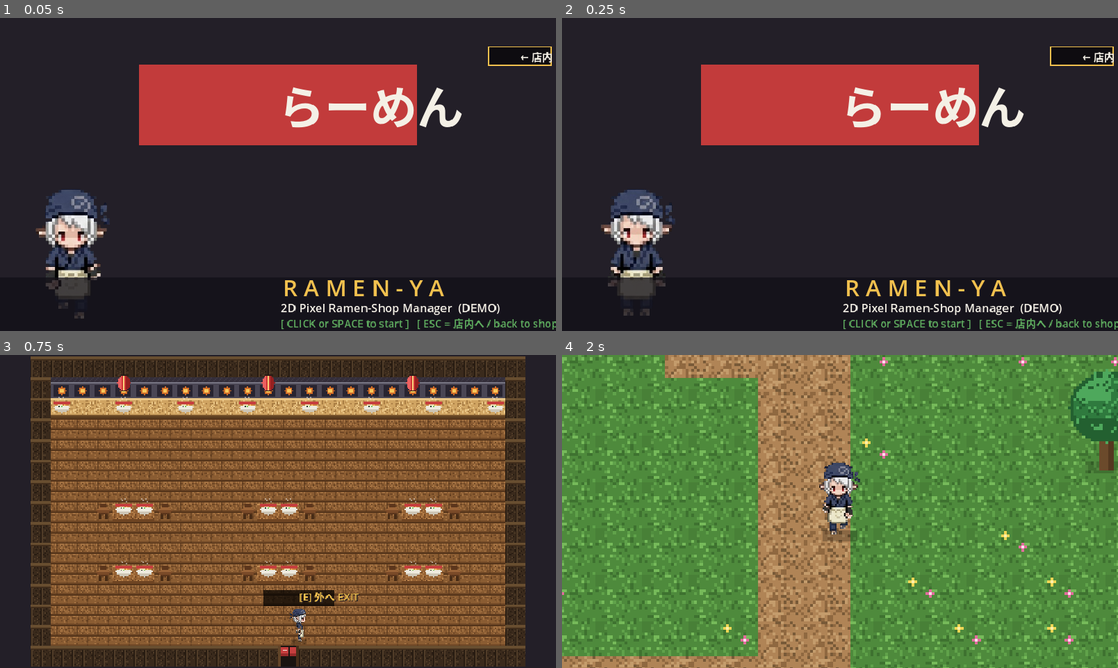
Above: before the commit, frames 1-4 (two rows, left to right).
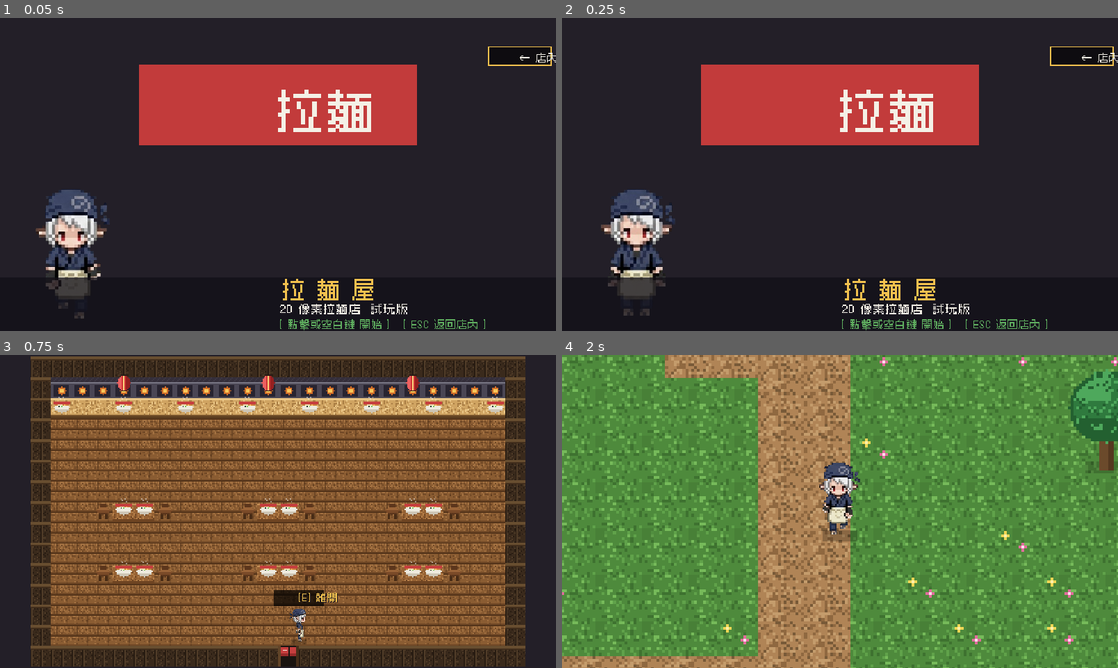
Above: after the commit, the same moments.

Repository: meloalright/ramen-ya
Game: Godot game, scene res://scenes/Main.tscn
The game is run twice, just before and just after one commit, with the same random seed, the same clock (stepped at 60 frames per second) and the same inputs. This scene is started directly instead of the project's main scene.
Inputs (mouse positions are in pixels of both pictures, inside the frame that each line leads up to):
- Up to frame 1 (0.05 s): no input
- Up to frame 2 (0.25 s): no input
- Up to frame 3 (0.75 s): tap Enter at 0.5 s; move the mouse to (400, 495) at 0.52 s; hold D from 0.53 s (still down); tap M at 0.6 s; click (400, 495) at 0.67 s
- Up to frame 4 (2 s): tap Space at 0.77, 1.52 s; tap E at 0.8, 1.35 s; move the mouse to (728, 527) at 1.27 s; release D at 1.28 s; hold S from 1.28 s (still down); tap M at 1.55 s

The runs differ from the first frame. In frame 1, 4.2% of the frame differs, in the area x 50-100%, y 10-100%; in frame 2, 4.2%; in frame 3, 0.3%; in frame 4, nothing differs.

Commit message:
feat: Traditional Chinese text + Zpix pixel font
- bundle the Zpix (最像素) pixel font, subset to just the glyphs used
  (~33 KB), loaded with antialiasing off for crisp pixels
- World/Shop/Main now render text through this font (ThemeDB fallback
  kept if the font is missing)
- translate ALL in-game text to Traditional Chinese: HUD, ingredient
  buttons (麵條/醬油/味噌/雞蛋/海苔/叉燒/青蔥/上菜/倒掉), prompts
  ([E] 進店 / 煮拉麵 / 離開), title (拉 麵 屋), shop sign (拉麵),
  results screen, and all floating feedback text

Credit + notes added to README.

Co-Authored-By: Claude Opus 4.8 (1M context) <noreply@anthropic.com>

Diff:
--- a/scripts/Main.gd
+++ b/scripts/Main.gd
@@ -37,14 +37,14 @@
 	"shoyu": Color("7a4a22"),
 	"miso":  Color("c47a2e"),
 }
-const BROTH_NAME := { "shoyu": "醤油 Shoyu", "miso": "味噌 Miso" }
+const BROTH_NAME := { "shoyu": "醬油", "miso": "味噌" }
 
 # topping colors / short labels
 const TOP := {
-	"egg":    { "col": Color("f2a64e"), "lbl": "玉" },
+	"egg":    { "col": Color("f2a64e"), "lbl": "蛋" },
 	"nori":   { "col": Color("2f4a3a"), "lbl": "海" },
-	"chashu": { "col": Color("d98a8a"), "lbl": "焼" },
-	"negi":   { "col": Color("8fd24e"), "lbl": "葱" },
+	"chashu": { "col": Color("d98a8a"), "lbl": "燒" },
+	"negi":   { "col": Color("8fd24e"), "lbl": "蔥" },
 }
 const TOP_KEYS := ["egg", "nori", "chashu", "negi"]
 
@@ -90,7 +90,7 @@
 
 func _ready() -> void:
 	randomize()
-	font = ThemeDB.fallback_font
+	font = _make_font()
 	if ResourceLoader.exists("res://assets/chef_sheet.png"):
 		chef_tex = load("res://assets/chef_sheet.png")
 	if ResourceLoader.exists("res://assets/env/ramen_stall.png"):
@@ -99,6 +99,18 @@
 	set_process(true)
 
 
+# crisp pixel Traditional-Chinese font (Zpix), antialiasing off
+func _make_font() -> Font:
+	if ResourceLoader.exists("res://assets/fonts/zpix.ttf"):
+		var f = load("res://assets/fonts/zpix.ttf")
+		if f is FontFile:
+			f.antialiasing = TextServer.FONT_ANTIALIASING_NONE
+			f.hinting = TextServer.HINTING_NONE
+			f.subpixel_positioning = TextServer.SUBPIXEL_POSITIONING_DISABLED
+		return f
+	return ThemeDB.fallback_font
+
+
 # =====================================================================
 #  BUTTON LAYOUT
 # =====================================================================
@@ -107,17 +119,17 @@
 	var w := 76
 	var h := 22
 	# row 1 : base + first topping
-	_add_btn("noodles", 6,   198, w, h, "麺 Noodle", "ing")
-	_add_btn("shoyu",   86,  198, w, h, "醤油",       "ing")
+	_add_btn("noodles", 6,   198, w, h, "麵條", "ing")
+	_add_btn("shoyu",   86,  198, w, h, "醬油",       "ing")
 	_add_btn("miso",    166, 198, w, h, "味噌",       "ing")
-	_add_btn("egg",     246, 198, w, h, "玉子 Egg",   "ing")
+	_add_btn("egg",     246, 198, w, h, "雞蛋",   "ing")
 	# row 2 : toppings
 	_add_btn("nori",    6,   224, w, h, "海苔",       "ing")
-	_add_btn("chashu",  86,  224, w, h, "叉焼",       "ing")
-	_add_btn("negi",    166, 224, w, h, "葱 Negi",    "ing")
+	_add_btn("chashu",  86,  224, w, h, "叉燒",       "ing")
+	_add_btn("negi",    166, 224, w, h, "青蔥",    "ing")
 	# actions
-	_add_btn("serve",   336, 198, 138, 22, "出す SERVE", "serve")
-	_add_btn("clear",   336, 224, 138, 22, "捨てる CLEAR", "clear")
+	_add_btn("serve",   336, 198, 138, 22, "上菜", "serve")
+	_add_btn("clear",   336, 224, 138, 22, "倒掉", "clear")
 
 
 func _add_btn(id: String, x: int, y: int, w: int, h: int, label: String, kind: String) -> void:
@@ -177,7 +189,7 @@
 		c.patience -= delta
 		if c.patience <= 0.0:
 			# customer leaves angry
-			_spawn_float(Vector2(seat_x[i], 70), "怒 ANGRY!", COL_RED)
+			_spawn_float(Vector2(seat_x[i], 70), "生氣走了！", COL_RED)
 			customers[i] = null
 			reputation -= 1
 			flash = 0.25
@@ -294,10 +306,10 @@
 func _serve() -> void:
 	var c = customers[selected_seat]
 	if c == null:
-		_spawn_float(Vector2(240, 150), "no customer", COL_YELLOW)
+		_spawn_float(Vector2(240, 150), "沒有客人", COL_YELLOW)
 		return
 	if not bowl.noodles or bowl.broth == "":
-		_spawn_float(Vector2(240, 150), "未完成 incomplete!", COL_YELLOW)
+		_spawn_float(Vector2(240, 150), "還沒做好！", COL_YELLOW)
 		return
 
 	var ok: bool = (bowl.broth == c.broth) and _same(bowl.toppings, c.toppings)
@@ -311,7 +323,7 @@
 	else:
 		money = max(0, money - 30)
 		reputation -= 1
-		_spawn_float(Vector2(seat_x[selected_seat], 60), "違う！ wrong  -30", COL_RED)
+		_spawn_float(Vector2(seat_x[selected_seat], 60), "錯了！ -30", COL_RED)
 		flash = 0.25
 		flash_col = COL_RED
 
@@ -392,16 +404,16 @@
 	else:
 		# fallback if the asset is missing
 		draw_rect(Rect2(120, 40, 240, 70), COL_BOWL_RIM)
-		_text("らーめん", Vector2(240, 92), 40, COL_WHITE, HORIZONTAL_ALIGNMENT_CENTER)
+		_text("拉麵", Vector2(240, 92), 40, COL_WHITE, HORIZONTAL_ALIGNMENT_CENTER)
 
 	# the chef stands in front of the stall
 	_draw_chef(Vector2(64, 262), 118, CHEF_DOWN)
 
 	# --- title text on a dark strip for legibility ---
 	draw_rect(Rect2(0, 224, W, 46), Color(0.07, 0.06, 0.09, 0.78))
-	_title_text("R A M E N - Y A", Vector2(244, 240), 20, COL_YELLOW)
-	_title_text("2D Pixel Ramen-Shop Manager  (DEMO)", Vector2(242, 254), 10, COL_WHITE)
-	_title_text("[ CLICK or SPACE to start ]   [ ESC = 店内へ / back to shop ]", Vector2(242, 267), 9,
+	_title_text("拉 麵 屋", Vector2(244, 240), 20, COL_YELLOW)
+	_title_text("2D 像素拉麵店  試玩版", Vector2(242, 254), 10, COL_WHITE)
+	_title_text("[ 點擊或空白鍵 開始 ]   [ ESC 返回店內 ]", Vector2(242, 267), 9,
 		COL_GREEN if Time_blink() else COL_WHITE)
 
 
@@ -448,16 +460,16 @@
 func _draw_hud() -> void:
 	draw_rect(Rect2(0, 0, W, 22), COL_INK)
 	_text("￥ " + str(money), Vector2(8, 16), 13, COL_YELLOW)
-	_text("Served: " + str(served), Vector2(150, 16), 11, COL_WHITE)
+	_text("賣出 " + str(served), Vector2(150, 16), 11, COL_WHITE)
 
 	# reputation hearts
-	_text("Rep:", Vector2(250, 16), 11, COL_WHITE)
+	_text("信譽", Vector2(250, 16), 11, COL_WHITE)
 	for i in 3:
 		var c := COL_RED if i < reputation else Color("44333a")
 		draw_rect(Rect2(286 + i * 14, 5, 11, 11), c)
 
 	# day timer bar
-	_text("Day", Vector2(338, 16), 10, COL_WHITE)
+	_text("時間", Vector2(338, 16), 10, COL_WHITE)
 	var bw := 110
 	draw_rect(Rect2(362, 6, bw, 10), COL_PANEL)
 	var frac: float = clamp(day_time / 120.0, 0.0, 1.0)
@@ -538,18 +550,18 @@
 func _draw_build_area() -> void:
 	# label
 	var occ: bool = customers[selected_seat] != null
-	_text("Seat #" + str(selected_seat + 1) + (" — building:" if occ else " — empty"),
+	_text("座位 " + str(selected_seat + 1) + ("：製作中" if occ else "：空"),
 		Vector2(8, 184), 10, COL_WHITE)
 	# the bowl preview
 	_draw_bowl(Vector2(176, 186), bowl.broth, bowl.toppings, 1.2)
 	# noodles indicator
 	var nood_col := COL_YELLOW if bowl.noodles else Color(1, 1, 1, 0.25)
-	_text("麺", Vector2(214, 190), 12, nood_col)
-	_text(("OK" if bowl.noodles else "—"), Vector2(228, 190), 9, nood_col)
+	_text("麵", Vector2(214, 190), 12, nood_col)
+	_text(("好" if bowl.noodles else "—"), Vector2(228, 190), 9, nood_col)
 	# compact reference of the selected customer's required order
 	if occ:
 		var c = customers[selected_seat]
-		_text("wants:", Vector2(252, 178), 9, Color(1, 1, 1, 0.7))
+		_text("需要", Vector2(252, 178), 9, Color(1, 1, 1, 0.7))
 		var ix := 252
 		draw_rect(Rect2(ix, 182, 13, 13), BROTH[c.broth])
 		draw_rect(Rect2(ix, 182, 13, 13), COL_INK, false, 1.0)
@@ -632,11 +644,11 @@
 func _draw_over() -> void:
 	draw_rect(Rect2(0, 0, W, H), Color(0, 0, 0, 0.7))
 	var won := reputation > 0
-	var title := "閉店 — DAY COMPLETE!" if won else "GAME OVER"
+	var title := "打烊—今日結束！" if won else "遊戲結束"
 	_text(title, Vector2(240, 90), 24, (COL_GREEN if won else COL_RED), HORIZONTAL_ALIGNMENT_CENTER)
-	_text("Earnings:  ￥ " + str(money), Vector2(240, 130), 16, COL_YELLOW, HORIZONTAL_ALIGNMENT_CENTER)
-	_text("Bowls served:  " + str(served), Vector2(240, 156), 13, COL_WHITE, HORIZONTAL_ALIGNMENT_CENTER)
-	_text("[ CLICK or press R to play again ]", Vector2(240, 205), 12, COL_WHITE, HORIZONTAL_ALIGNMENT_CENTER)
+	_text("今日收入  ￥" + str(money), Vector2(240, 130), 16, COL_YELLOW, HORIZONTAL_ALIGNMENT_CENTER)
+	_text("賣出拉麵  " + str(served), Vector2(240, 156), 13, COL_WHITE, HORIZONTAL_ALIGNMENT_CENTER)
+	_text("[ 點擊或按 R 再玩一次 ]", Vector2(240, 205), 12, COL_WHITE, HORIZONTAL_ALIGNMENT_CENTER)
 
 
 # draws the chef sprite anchored at center-bottom, scaled to height h
@@ -653,7 +665,7 @@
 func _draw_back_button() -> void:
 	draw_rect(BACK_RECT, Color(0, 0, 0, 0.6))
 	draw_rect(BACK_RECT, COL_YELLOW, false, 1.0)
-	_text("← 店内", Vector2(BACK_RECT.position.x + BACK_RECT.size.x / 2, BACK_RECT.position.y + 12),
+	_text("← 店內", Vector2(BACK_RECT.position.x + BACK_RECT.size.x / 2, BACK_RECT.position.y + 12),
 		9, COL_WHITE, HORIZONTAL_ALIGNMENT_CENTER)
 
 
--- a/scripts/Shop.gd
+++ b/scripts/Shop.gd
@@ -85,7 +85,7 @@
 
 # =====================================================================
 func _ready() -> void:
-	font = ThemeDB.fallback_font
+	font = _make_font()
 	if ResourceLoader.exists("res://assets/chef_sheet.png"):
 		chef_tex = load("res://assets/chef_sheet.png")
 	_load_tileset()
@@ -100,6 +100,18 @@
 	entry = "door"              # default for the next overworld entry
 	_setup_camera()
 	set_process(true)
+
+
+# crisp pixel Traditional-Chinese font (Zpix), antialiasing off
+func _make_font() -> Font:
+	if ResourceLoader.exists("res://assets/fonts/zpix.ttf"):
+		var f = load("res://assets/fonts/zpix.ttf")
+		if f is FontFile:
+			f.antialiasing = TextServer.FONT_ANTIALIASING_NONE
+			f.hinting = TextServer.HINTING_NONE
+			f.subpixel_positioning = TextServer.SUBPIXEL_POSITIONING_DISABLED
+		return f
+	return ThemeDB.fallback_font
 
 
 func _load_tileset() -> void:
@@ -322,9 +334,9 @@
 
 	# interaction prompts
 	if near_counter:
-		_draw_prompt("[E] 制作 COOK")
+		_draw_prompt("[E] 煮拉麵")
 	elif near_exit:
-		_draw_prompt("[E] 外へ EXIT")
+		_draw_prompt("[E] 離開")
 
 	if has_target:
 		_draw_target()
--- a/scripts/World.gd
+++ b/scripts/World.gd
@@ -96,7 +96,7 @@
 
 # =====================================================================
 func _ready() -> void:
-	font = ThemeDB.fallback_font
+	font = _make_font()
 	if ResourceLoader.exists("res://assets/chef_sheet.png"):
 		chef_tex = load("res://assets/chef_sheet.png")
 	_load_world_tiles()
@@ -121,6 +121,18 @@
 	cam.limit_bottom = MAP_H * TILE
 	cam.position = player_pos
 	cam.reset_smoothing()
+
+
+# crisp pixel Traditional-Chinese font (Zpix), antialiasing off
+func _make_font() -> Font:
+	if ResourceLoader.exists("res://assets/fonts/zpix.ttf"):
+		var f = load("res://assets/fonts/zpix.ttf")
+		if f is FontFile:
+			f.antialiasing = TextServer.FONT_ANTIALIASING_NONE
+			f.hinting = TextServer.HINTING_NONE
+			f.subpixel_positioning = TextServer.SUBPIXEL_POSITIONING_DISABLED
+		return f
+	return ThemeDB.fallback_font
 
 
 func _load_world_tiles() -> void:
@@ -505,7 +517,7 @@
 		var oy := tl.y * TILE - 20            # sprite reserves 20px above the footprint
 		draw_texture_rect(s, Rect2(ox, oy, s.get_width(), s.get_height()), false)
 		# shop name on the signboard baked into the sprite
-		_wtext("らーめん", Vector2(ox + s.get_width() / 2.0, oy + 12), 8, C_WHITE, HORIZONTAL_ALIGNMENT_CENTER)
+		_wtext("拉麵", Vector2(ox + s.get_width() / 2.0, oy + 12), 9, C_WHITE, HORIZONTAL_ALIGNMENT_CENTER)
 		return
 	var w := 6
 	var h := 4
@@ -523,7 +535,7 @@
 		draw_rect(Rect2(px + i * TILE - 1, py, 1, (h - 1) * TILE), C_ROOF_D)
 	# noren / signboard
 	draw_rect(Rect2(px + pw / 2.0 - 22, py - 6, 44, 12), C_INK)
-	_wtext("らーめん", Vector2(px + pw / 2.0, py + 3), 9, C_WHITE, HORIZONTAL_ALIGNMENT_CENTER)
+	_wtext("拉麵", Vector2(px + pw / 2.0, py + 3), 9, C_WHITE, HORIZONTAL_ALIGNMENT_CENTER)
 	# door
 	var dpx := door_cell.x * TILE
 	var dpy := door_cell.y * TILE
@@ -558,7 +570,7 @@
 	var hx := player_pos.x
 	var hy := player_pos.y - PLAYER_H - 8
 	if int(hint_blink * 2.0) % 2 == 0:
-		var label := "[E] 入店 ENTER"
+		var label := "[E] 進店"
 		var fs := 8
 		var tw: float = font.get_string_size(label, HORIZONTAL_ALIGNMENT_LEFT, -1, fs).x
 		draw_rect(Rect2(hx - tw / 2.0 - 4, hy - fs, tw + 8, fs + 4), Color(0, 0, 0, 0.72))
Binary file added: assets/fonts/zpix.ttf
Not shown, added: assets/fonts/zpix.ttf.import
Not shown, changed: README.md
